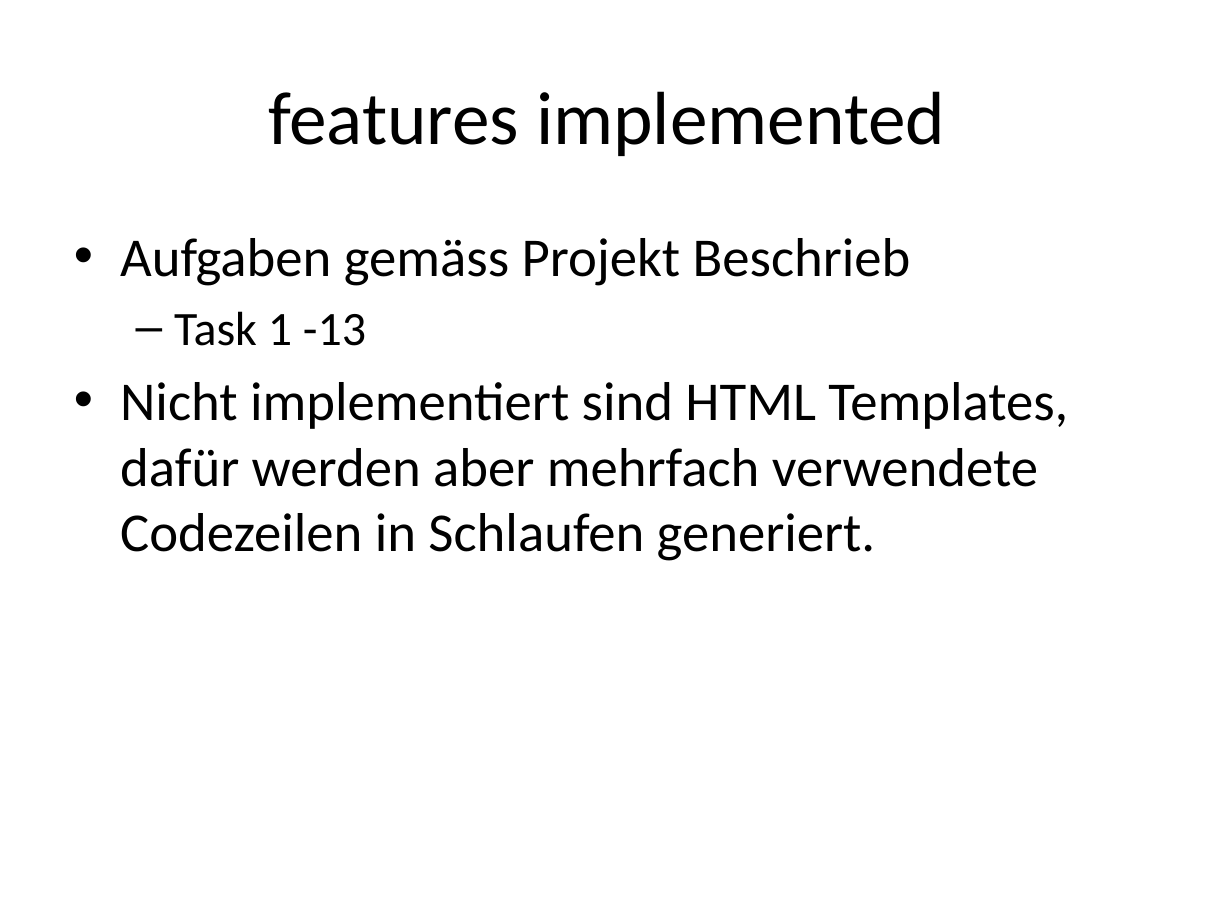
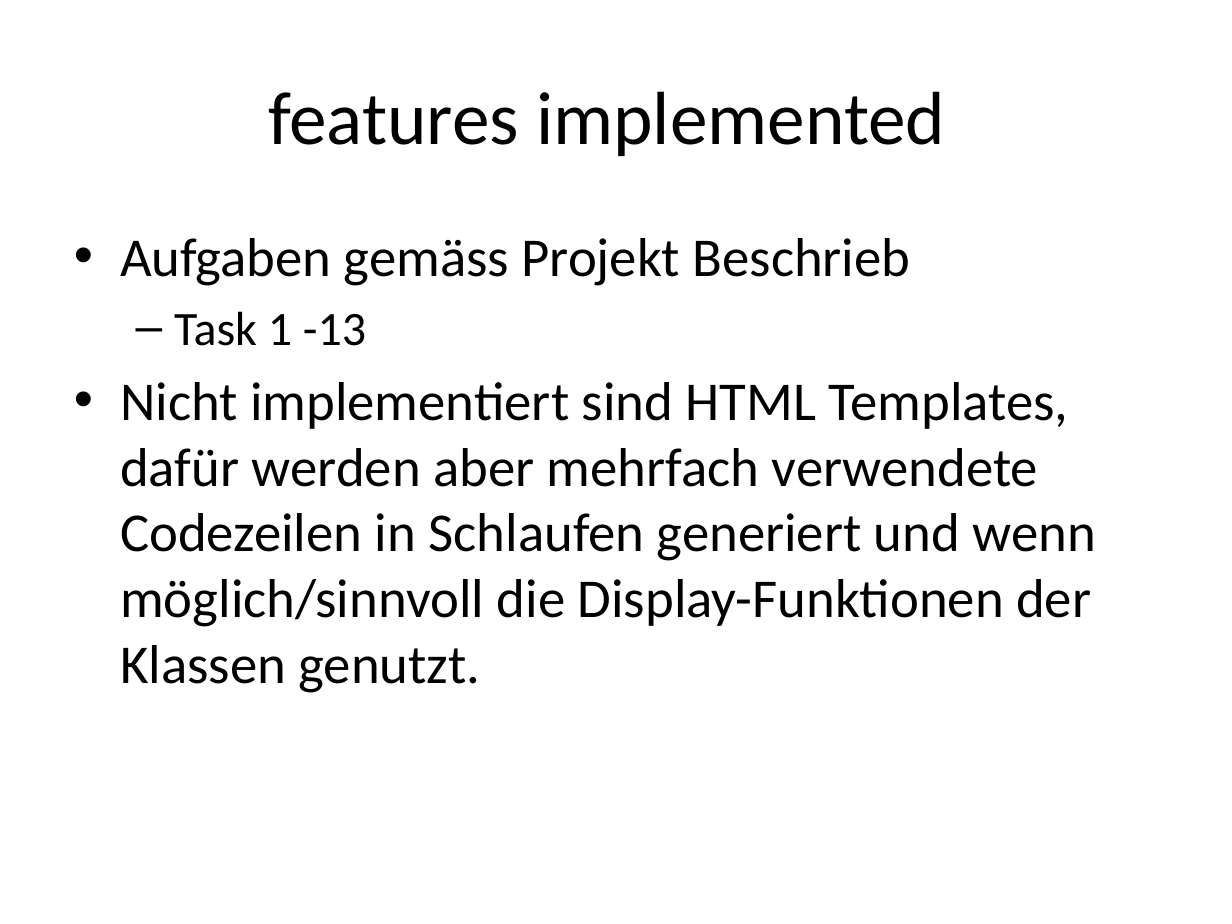
Before and after one commit to vonop1/ch.bfh.bti7054.w2013.p.Weichbroetchen, a slide deck: slide 3 of Docs/Weichbrötchen Webshop.pptx. Drawn at 1232x924 pixels with LibreOffice and Linux fonts; fonts in the diff are those of the drawing. Boxes give left, top, right and bottom in pixels: in the first picture for what was removed or moved away, otherwise in the second. Text is boxed around its words. In the diff, an @@ line names an element or a change of style, - is before the commit and + after.

```diff
--- a/Docs/Weichbrötchen Webshop.pptx
+++ b/Docs/Weichbrötchen Webshop.pptx
@@ text at box(120, 382, 1095, 693): text changed @@
-• Nicht implementiert sind HTML Templates, dafür werden aber mehrfach verwendete Codezeilen in Schlaufen generiert.
+• Nicht implementiert sind HTML Templates, dafür werden aber mehrfach verwendete Codezeilen in Schlaufen generiert und wenn möglich/sinnvoll die Display-Funktionen der Klassen genutzt.
```
Also in this commit, not shown: 3 other slides changed, 1 slide added, 1 other file.
